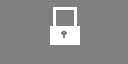
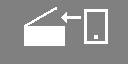
Two versions of the same layered image (128x64). Layer-by-layer changes:
hid "locked", painted on it over [11, 7, 108, 52]
added layer "Phone+Box" above "Ebene" over [11, 7, 108, 52]
